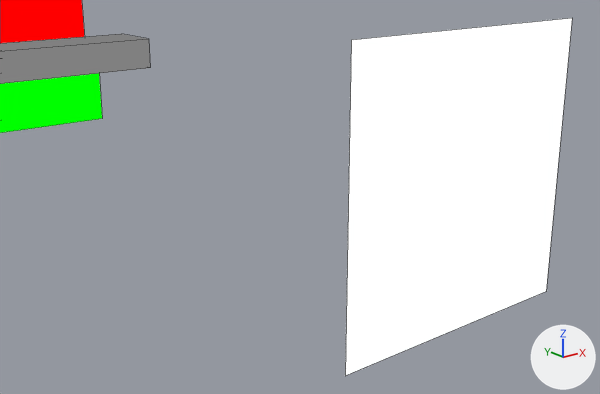
An edit to the Blender file assets-source/blender/motion/allosaurus-idle.blend, drawn before and after from the same camera.
One viewpoint serves both versions: a 50 mm lens placed at (68.9, -32.99, 26.87), pointed at (71.7, -29.49, 25.47). Lighting does not change. The marker at lower right points along +X, +Y and +Z. The first picture is the older version. Mesh edges are drawn as thin lines.

In view in the first picture: 'DinoTycoon_Motion_allosaurus_idle_eye', 'DinoTycoon_Motion_allosaurus_idle_head', 'DinoTycoon_Motion_allosaurus_idle_jaw', 'DinoTycoon_Motion_allosaurus_idle_mouth'.
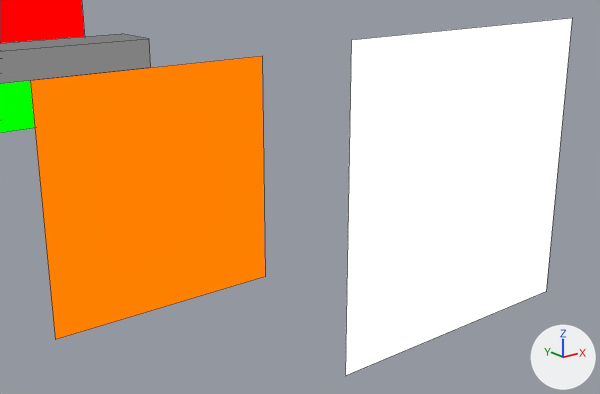
What differs and where, as boxes (x1, y1, x2, y2) in the pictures (600 x 394 px):
```json
{"object": "DinoTycoon_Motion_allosaurus_idle_eye_white", "change": "added", "after": [30, 56, 265, 340], "on screen": "orange"}
{"object": "DinoTycoon_Motion_allosaurus_idle_jaw", "change": "unchanged, covered by the edit", "before": [0, 73, 102, 133], "after": [0, 81, 35, 133]}
```

The change, as JSON lines over the scene's bpy script:
```json
{"op": "add", "block": "mat_dinotycoon_role_y", "code": ["mat_dinotycoon_role_y = emission_material('DinoTycoon_Role_Y')", "mat_dinotycoon_role_y.base_color = (1.0, 0.216, 0.0)  # orange #ff8000"]}
{"op": "add", "block": "me_dinotycoon_motion_allosaurus_idle_sample_eye_white", "code": ["me_dinotycoon_motion_allosaurus_idle_sample_eye_white = bpy.data.meshes.new('DinoTycoon_Motion_allosaurus_idle_sample_eye_white')", "me_dinotycoon_motion_allosaurus_idle_sample_eye_white.from_pydata([(70.4, -29.0, 26.2), (71.8, -29.0, 26.2), (71.8, -29.0, 24.8), (70.4, -29.0, 24.8), (70.4, -29.0, 26.2), (71.8, -29.0, 26.2), (71.8, -29.0, 24.8), (70.4, -29.0, 24.8)], [], [(3, 2, 1, 0), (4, 5, 6, 7), (0, 1, 5, 4), (1, 2, 6, 5), (2, 3, 7, 6), (3, 0, 4, 7)])", "me_dinotycoon_motion_allosaurus_idle_sample_eye_white.materials.append(mat_dinotycoon_role_y)  # orange #ff8000"]}
{"op": "add", "block": "ob_dinotycoon_motion_allosaurus_idle_eye_white", "code": ["ob_dinotycoon_motion_allosaurus_idle_eye_white = bpy.data.objects.new('DinoTycoon_Motion_allosaurus_idle_eye_white', me_dinotycoon_motion_allosaurus_idle_sample_eye_white)", "ob_dinotycoon_motion_allosaurus_idle_eye_white.location = (0.0, 0.0, 0.0)"]}
```
